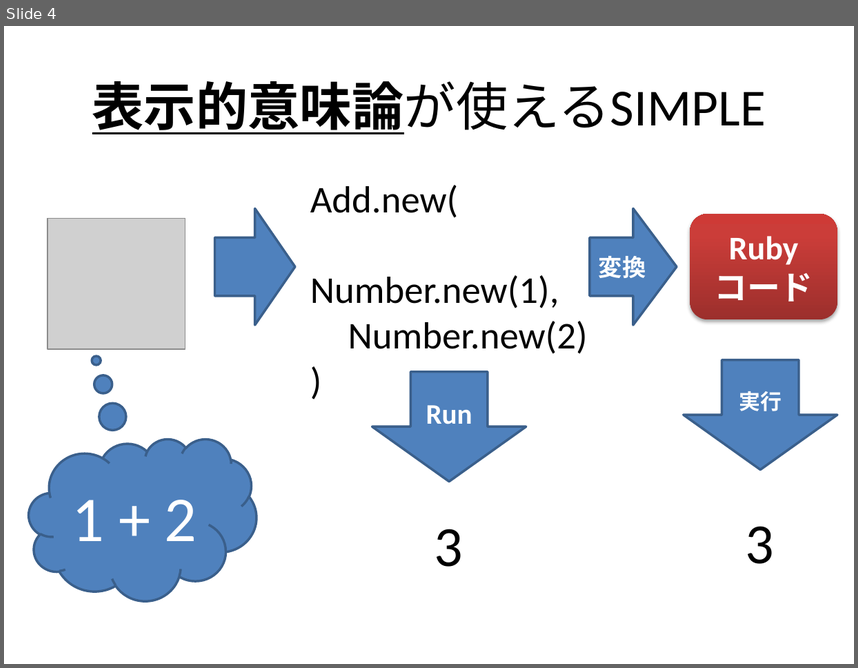
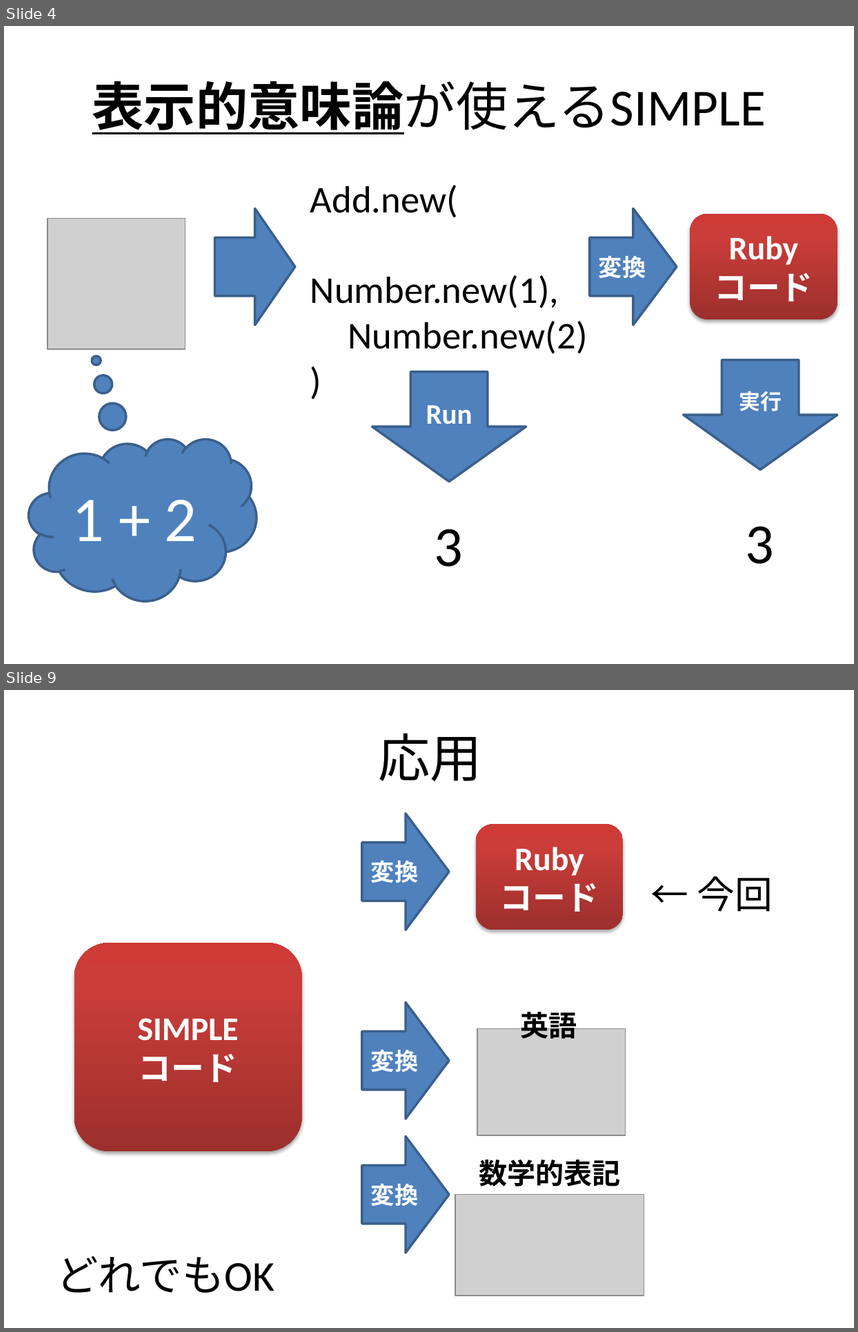
Before and after one commit to class-snct-rikitakelab/Understanding-Computation, a slide deck: material/denotational_semantics.pptx. Shown one above the other, each under a label of ours: slide 4 before the commit, slides 4 and 9 after it; the slides between them are not shown. The pictures are 858x668 and 858x1332 pixels, drawn with LibreOffice and Linux fonts; fonts in the diff are those of the drawing; grey boxes stand for pictures. Boxes give left, top, right and bottom in pixels: in the first picture for what was removed or moved away, otherwise in the second. Text is boxed around its words. In the diff, an @@ line names an element or a change of style, - is before the commit and + after.

```diff
--- a/material/denotational_semantics.pptx
+++ b/material/denotational_semantics.pptx
@@ slide 9 added at [4,690,854,1328], background #FFFFFF @@
@@ title added at [378,733,482,781], 44 pt, text #000000 @@
+応用
@@ right arrow added at [362,814,448,929], fill #4F81BD, outline #3A5F8C 2 pt, 20 pt, text #FFFFFF, bold @@
+変換
@@ rounded rectangle added at [476,825,623,929], fill gradient #9C2F2D to #CB3E3A to #CE3B37, 28 pt, text #FFFFFF, bold @@
+Ruby
+コード
@@ rounded rectangle added at [74,943,302,1151], fill gradient #9C2F2D to #CB3E3A to #CE3B37, 28 pt, text #FFFFFF, bold @@
+SIMPLE
+コード
@@ right arrow added at [362,1002,448,1118], fill #4F81BD, outline #3A5F8C 2 pt, 20 pt, text #FFFFFF, bold @@
+変換
@@ text added at [521,1007,577,1038], 24 pt, text #000000, bold @@
+英語
@@ picture added at [477,1028,626,1136] @@
@@ right arrow added at [362,1136,448,1253], fill #4F81BD, outline #3A5F8C 2 pt, 20 pt, text #FFFFFF, bold @@
+変換
@@ text added at [479,1159,621,1186], 24 pt, text #000000, bold @@
+数学的表記
@@ picture added at [455,1194,644,1295] @@
@@ text added at [56,1256,274,1292], 36 pt, text #000000 @@
+← 今回
+どれでもOK
```
Also in this commit, not shown: 5 other slides added, 1 other file.
